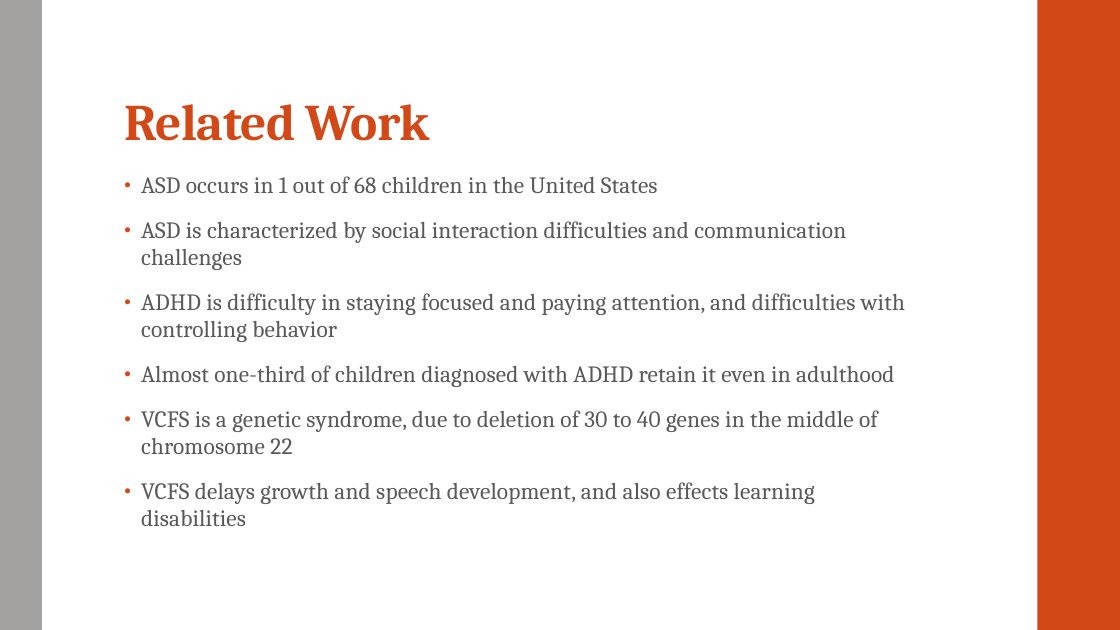
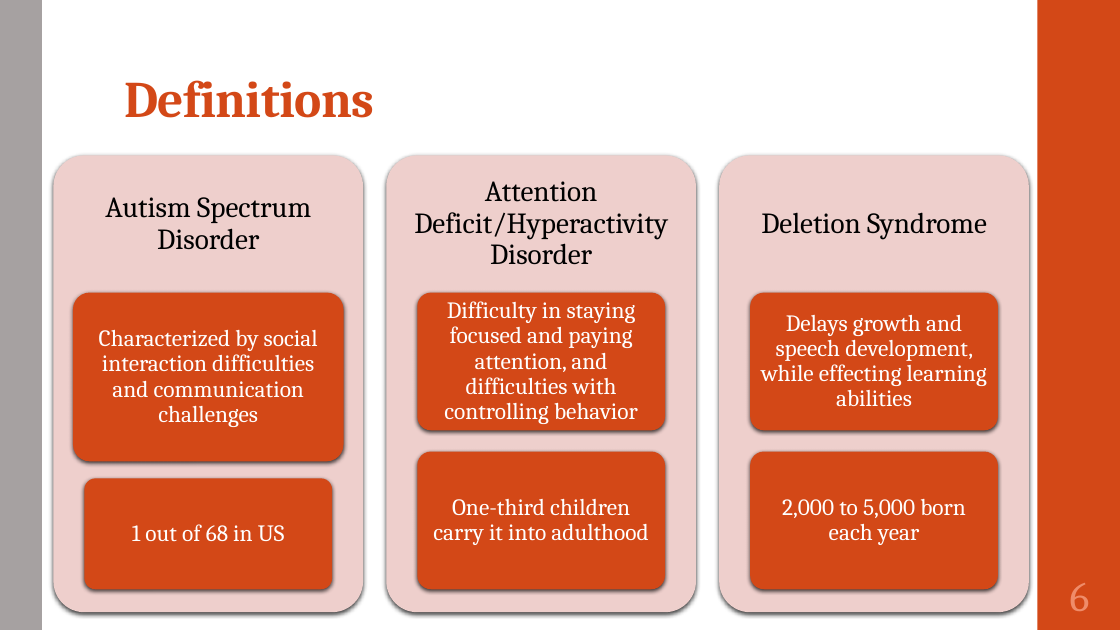
Before and after one commit to SirichandanaSambatur/CADDC, a slide deck: slide 6 of FinalReport.pptx (slide 5 before the commit). Drawn at 1120x630 pixels with LibreOffice and Linux fonts; fonts in the diff are those of the drawing. Boxes give left, top, right and bottom in pixels: in the first picture for what was removed or moved away, otherwise in the second. Text is boxed around its words. In the diff, an @@ line names an element or a change of style, - is before the commit and + after.

```diff
--- a/FinalReport.pptx
+++ b/FinalReport.pptx
@@ title at [124,80,374,118]: text changed @@
-Related Work
+Definitions
@@ text removed at [141,176,905,526] @@
-• ASD occurs in 1 out of 68 children in the United States
-• ASD is characterized by social interaction difficulties and communication challenges
-• ADHD is difficulty in staying focused and paying attention, and difficulties with controlling behavior
-• Almost one-third of children diagnosed with ADHD retain it even in adulthood
-• VCFS is a genetic syndrome, due to deletion of 30 to 40 genes in the middle of chromosome 22
-• VCFS delays growth and speech development, and also effects learning disabilities
@@ group added at [54,155,1029,613]: 9 rounded rectangles, 9 texts @@
+Autism Spectrum Disorder
+Characterized by social interaction difficulties and communication challenges
+1 out of 68 in US
+Attention Deficit/Hyperactivity Disorder
+Difficulty in staying focused and paying attention, and difficulties with controlling behavior
+One-third children carry it into adulthood
+Deletion Syndrome
+Delays growth and speech development, while effecting learning abilities
+2,000 to 5,000 born each year
@@ page number added at [1070,583,1090,611], 36 pt, text #EF8C6A @@
+6
```
Also in this commit, not shown: 23 other slides changed, 10 slides added, 14 slides removed, 1 other file.
